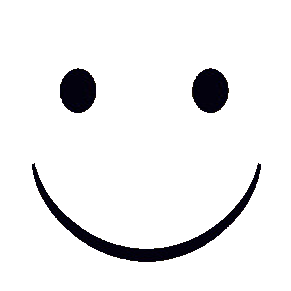
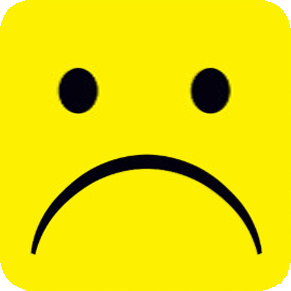
Layer changes from the first 291 × 291 image to the second:
added group "unhappy" with 1 layers above "happy" over [0, 0, 291, 291]
added layer "player" (1st of 2, in "unhappy") in group "unhappy" over [0, 0, 291, 291]
moved "face" into group "invisible" over [32, 68, 261, 262]
